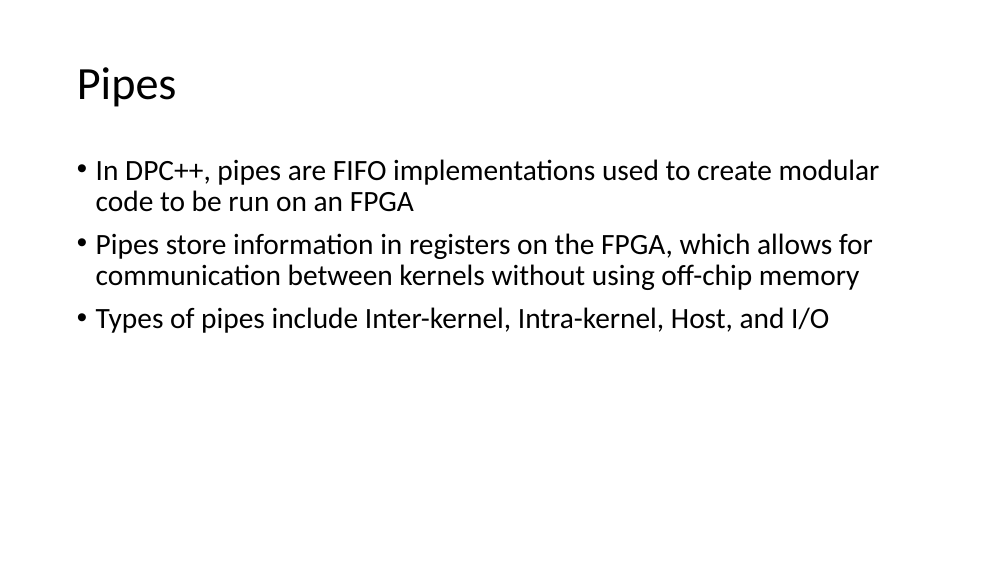
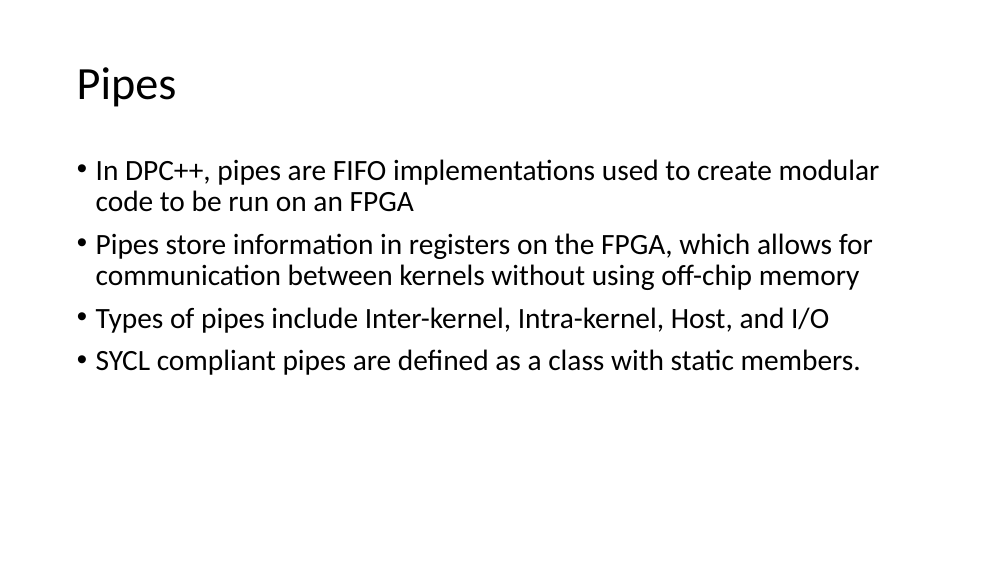
Before and after one commit to BenjaminMFindley/Reconfig-2-SYCL-DPCPP, a slide deck: slide 8 of Slides/SYCL_FPGA.pptx. Drawn at 1008x567 pixels with LibreOffice and Linux fonts; fonts in the diff are those of the drawing. Boxes give left, top, right and bottom in pixels: in the first picture for what was removed or moved away, otherwise in the second. Text is boxed around its words. In the diff, an @@ line names an element or a change of style, - is before the commit and + after.

Commit message:
Added slides on features necessary to understand Intel reference design to SYCL-FPGA deck

```diff
--- a/Slides/SYCL_FPGA.pptx
+++ b/Slides/SYCL_FPGA.pptx
@@ text at (x1=96, y1=349, x2=861, y2=375): paragraph added @@
+• SYCL compliant pipes are defined as a class with static members.
```
Also in this commit, not shown: 1 other slide changed, 9 slides added.
